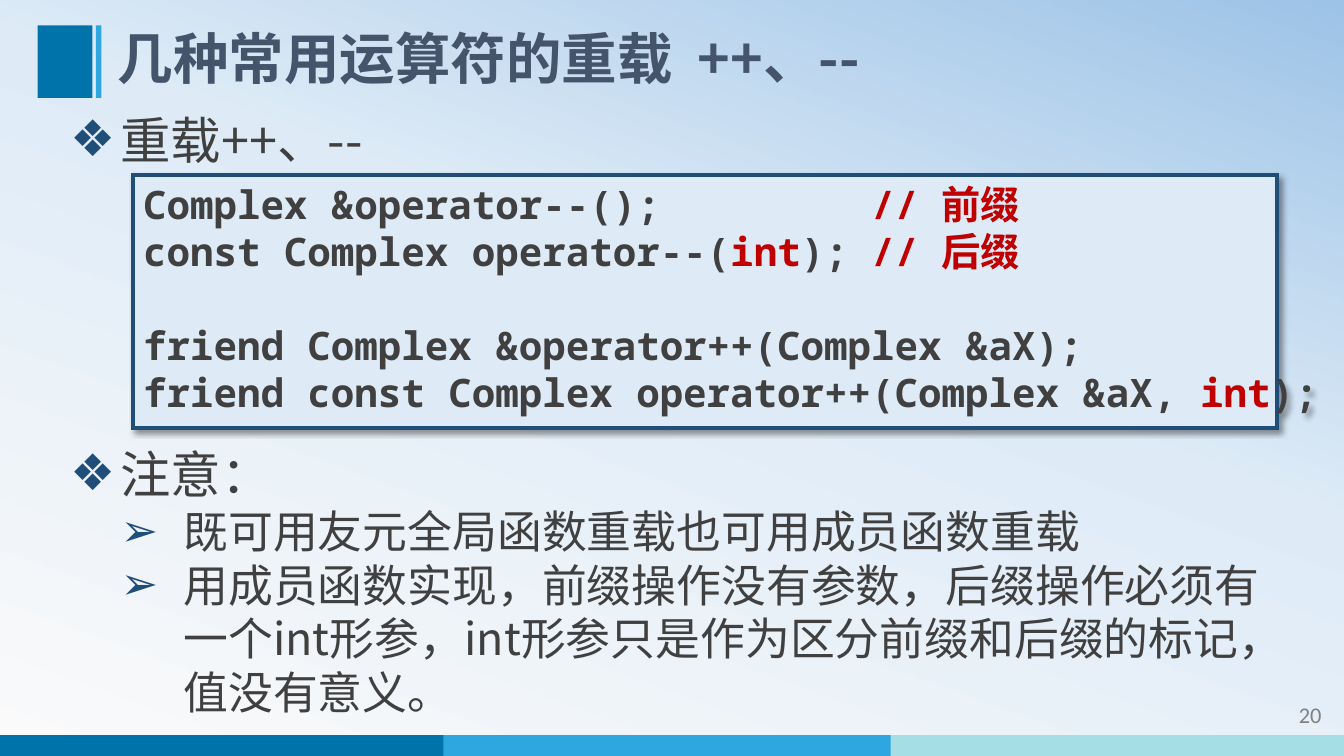
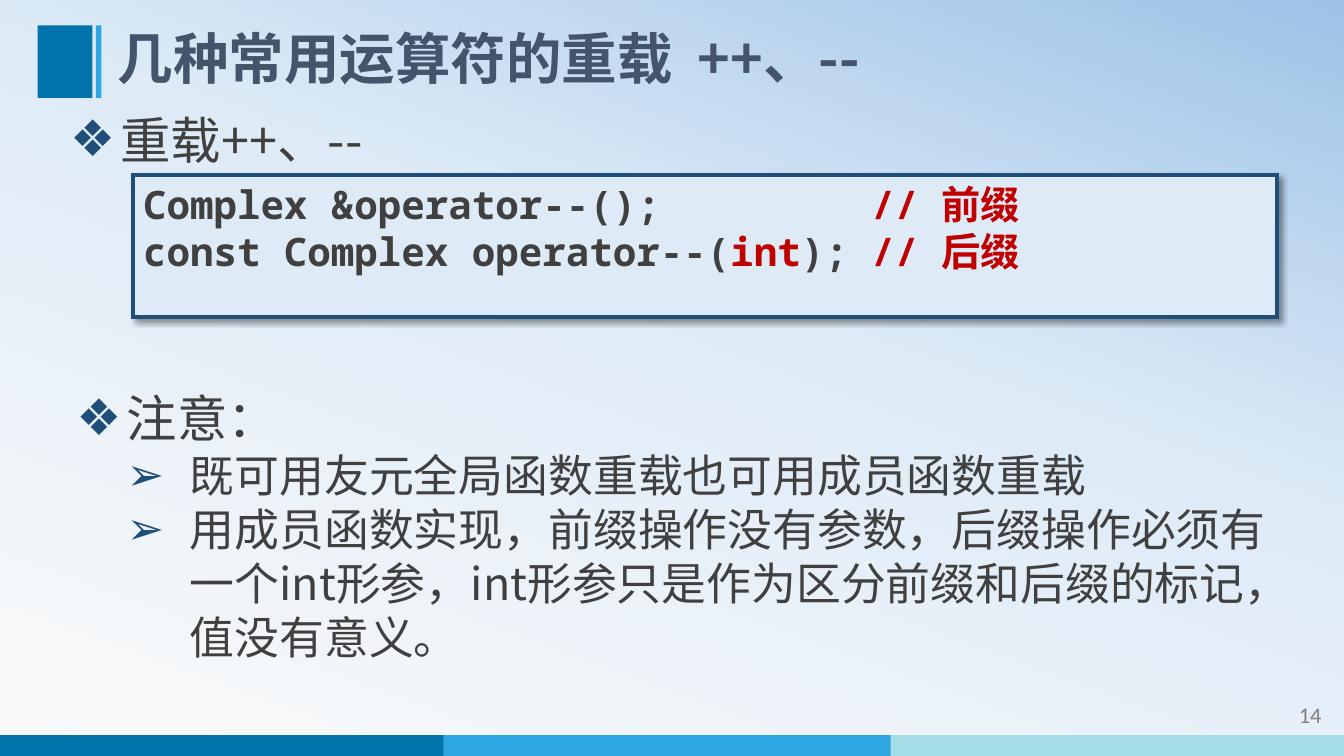
Before and after one commit to edu2act/course-cpp, a slide deck: slide 15 of materials/slides/ch06-overload.pptx (slide 21 before the commit). Drawn at 1344x756 pixels with LibreOffice and Linux fonts; fonts in the diff are those of the drawing. Boxes give left, top, right and bottom in pixels: in the first picture for what was removed or moved away, otherwise in the second. Text is boxed around its words. In the diff, an @@ line names an element or a change of style, - is before the commit and + after.

```diff
--- a/materials/slides/ch06-overload.pptx
+++ b/materials/slides/ch06-overload.pptx
@@ rectangle "Complex &operator--(); // 前缀": place and size @@
-rectangle "Complex &operator--(); // 前缀" at (133,175,1277,429)
+rectangle "Complex &operator--(); // 前缀" at (133,175,1277,318)
@@ text in rectangle at (143,329,1317,418): paragraphs removed @@
-friend Complex &operator++(Complex &aX);
-friend const Complex operator++(Complex &aX, int);
@@ text "注意：": place and size @@
-text "注意：" at (121,450,1284,713)
+text "注意：" at (127,394,1290,658)
@@ page number at (1299,708,1322,723): text changed @@
-20
+14
```
Also in this commit, not shown: 12 other slides changed, 27 slides removed, 26 other files.
